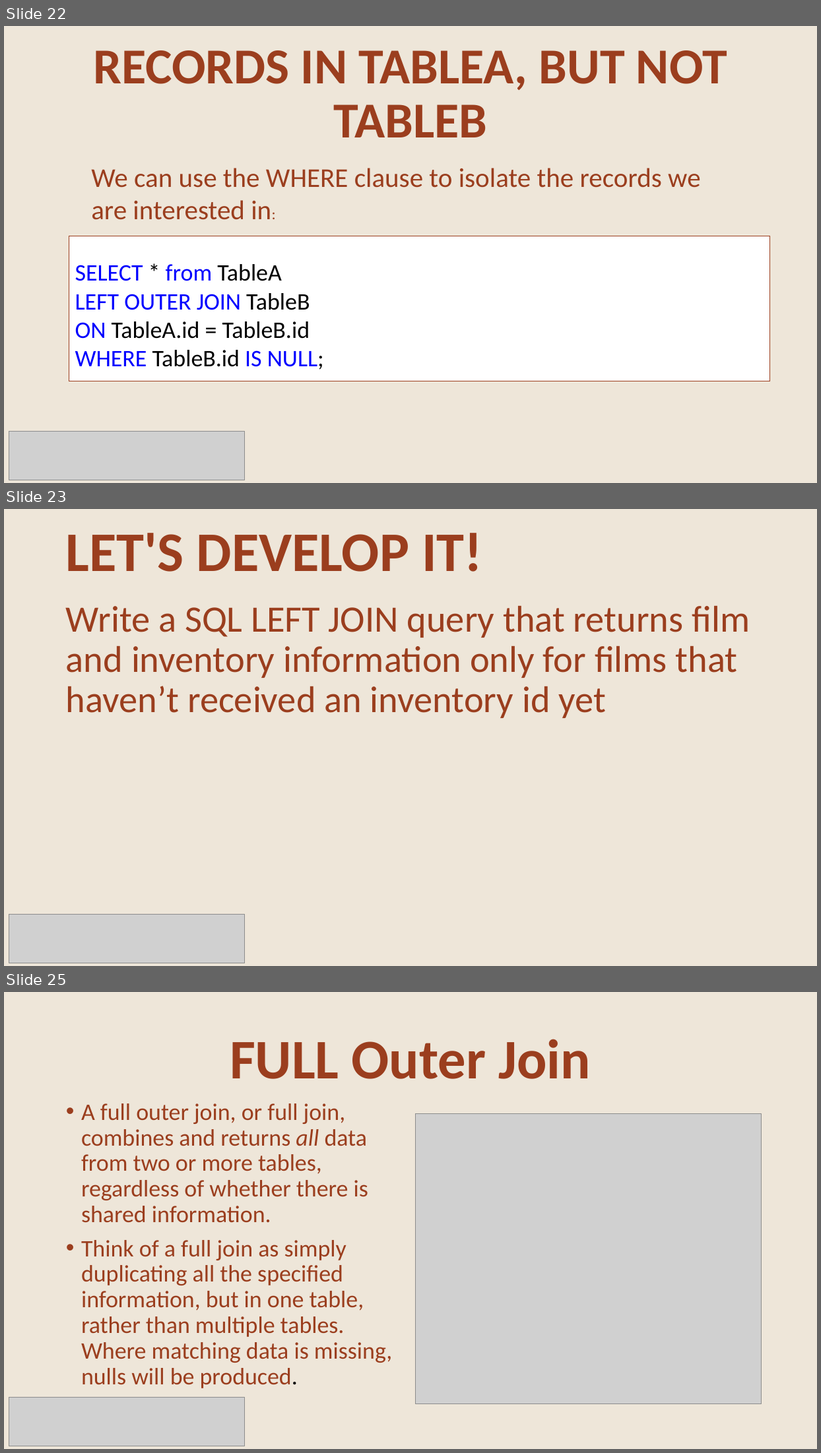
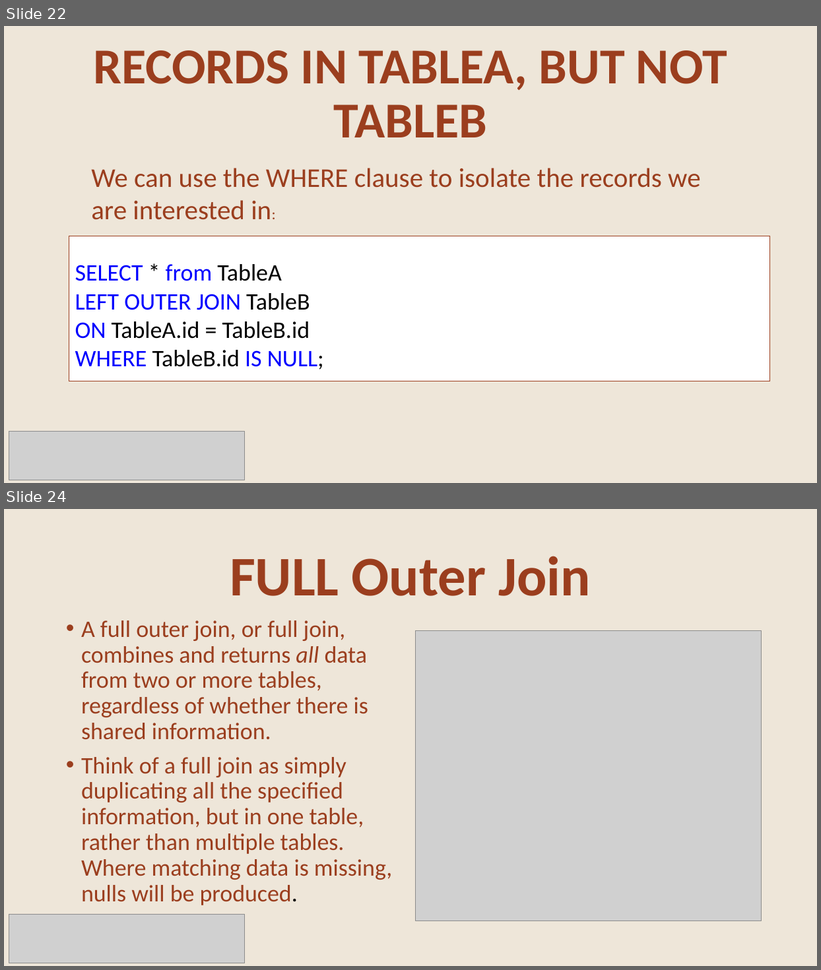
Before and after one commit to ebollwerk/GDI_IntroDatabasesPostgreSQL, a slide deck: GDI_IntroDBC3.pptx. Shown one above the other, each under a label of ours: slides 22, 23 and 25 before the commit, slides 22 and 24 after it; the slides between them are not shown. The pictures are 821x1453 and 821x970 pixels, drawn with LibreOffice and Linux fonts; fonts in the diff are those of the drawing; grey boxes stand for pictures. Boxes give left, top, right and bottom in pixels: in the first picture for what was removed or moved away, otherwise in the second. Text is boxed around its words. In the diff, an @@ line names an element or a change of style, - is before the commit and + after.

```diff
--- a/GDI_IntroDBC3.pptx
+++ b/GDI_IntroDBC3.pptx
@@ slide 23 removed at [4, 509, 817, 966], background #EEE6D9 @@
@@ title removed at [66, 533, 482, 572] @@
-LET'S DEVELOP IT!
@@ text removed at [66, 606, 750, 718] @@
-Write a SQL LEFT JOIN query that returns film and inventory information only for films that haven’t received an inventory id yet
@@ picture removed at [9, 915, 244, 964] @@
@@ what was slide 25 is now slide 24 @@
```
Also in this commit, not shown: 1 slide changed.
